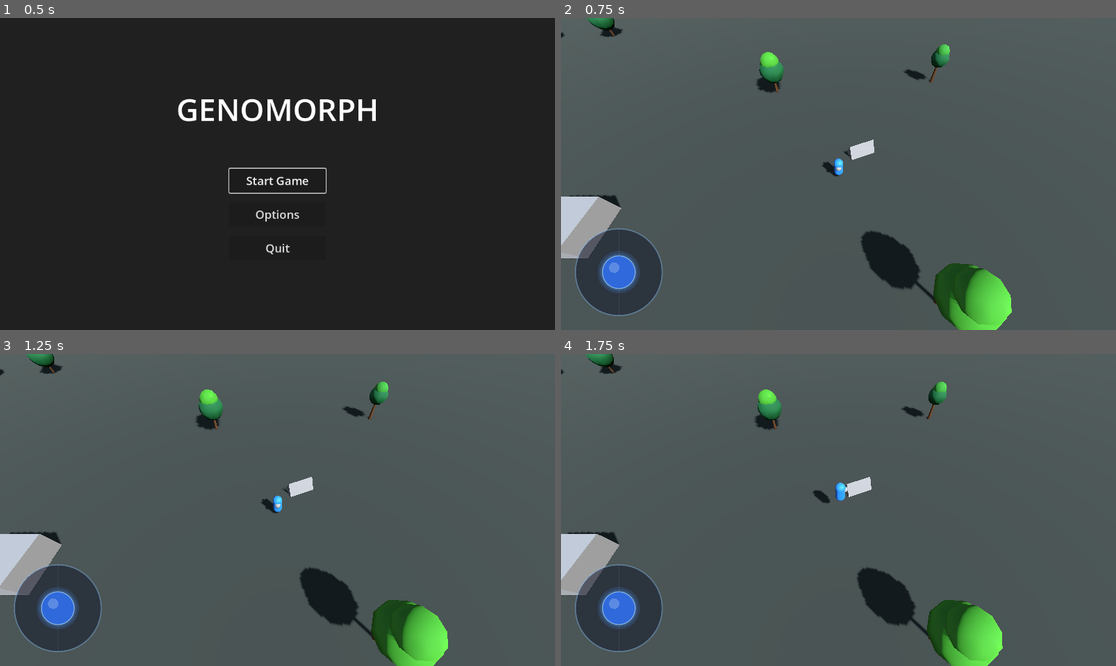
Above: before the commit, frames 1-4 (two rows, left to right).
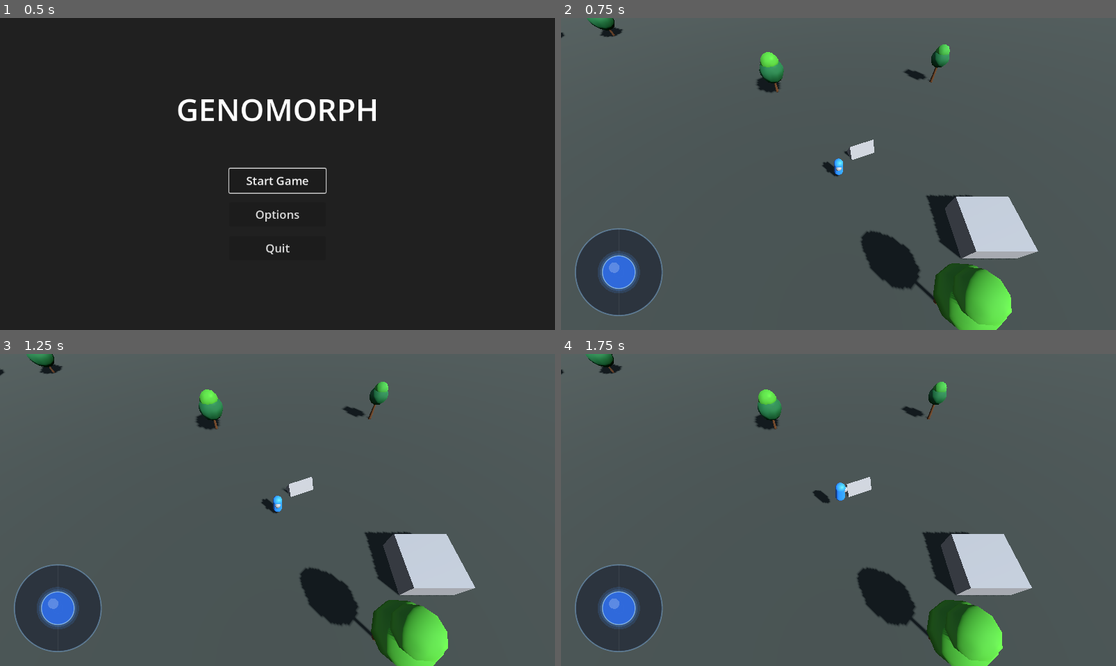
Above: after the commit, the same moments.

Repository: TradsKraken/GENOMORPH-
Game: Godot game, scene res://main_menu.tscn
Two runs of this game, one before a commit and one after it. Both use one fixed random seed, a clock stepped at 60 frames per second and the inputs below.
Inputs (mouse positions are in pixels of both pictures, inside the frame that each line leads up to):
- Up to frame 1 (0.5 s): no input
- Up to frame 2 (0.75 s): click "Start Game" at 0.5 s
- Up to frame 3 (1.25 s): no input
- Up to frame 4 (1.75 s): tap Enter (ui_accept) at 1.25, 1.52 s; move the mouse to (960, 494) at 1.27 s; hold Right (ui_right) from 1.28 s (still down); click (960, 494) at 1.42 s

Frame 1 is identical in both runs. In frame 2, 4.8% of the frame differs, in the area x 0-86%, y 56-78%; in frame 3, 4.8%; in frame 4, 4.6%.

Commit message:
move the box

Diff:
--- a/node_3d.tscn
+++ b/node_3d.tscn
@@ -1730,7 +1730,7 @@
 surface_material_override/0 = SubResource("GroundMat")
 
 [node name="MeshInstance3D" type="MeshInstance3D" parent="Ground/MeshInstance3D" unique_id=1036277206]
-transform = Transform3D(1, 0, 0, 0, 1, 0, 0, 0, 1, -5.053616, 0, 1.2490333)
+transform = Transform3D(1, 0, 0, 0, 1, 0, 0, 0, 1, 2.7286372, 0, 1.2490332)
 mesh = SubResource("BoxMesh_qwc0f")
 
 [node name="CollisionShape3D" type="CollisionShape3D" parent="Ground" unique_id=36256288]
